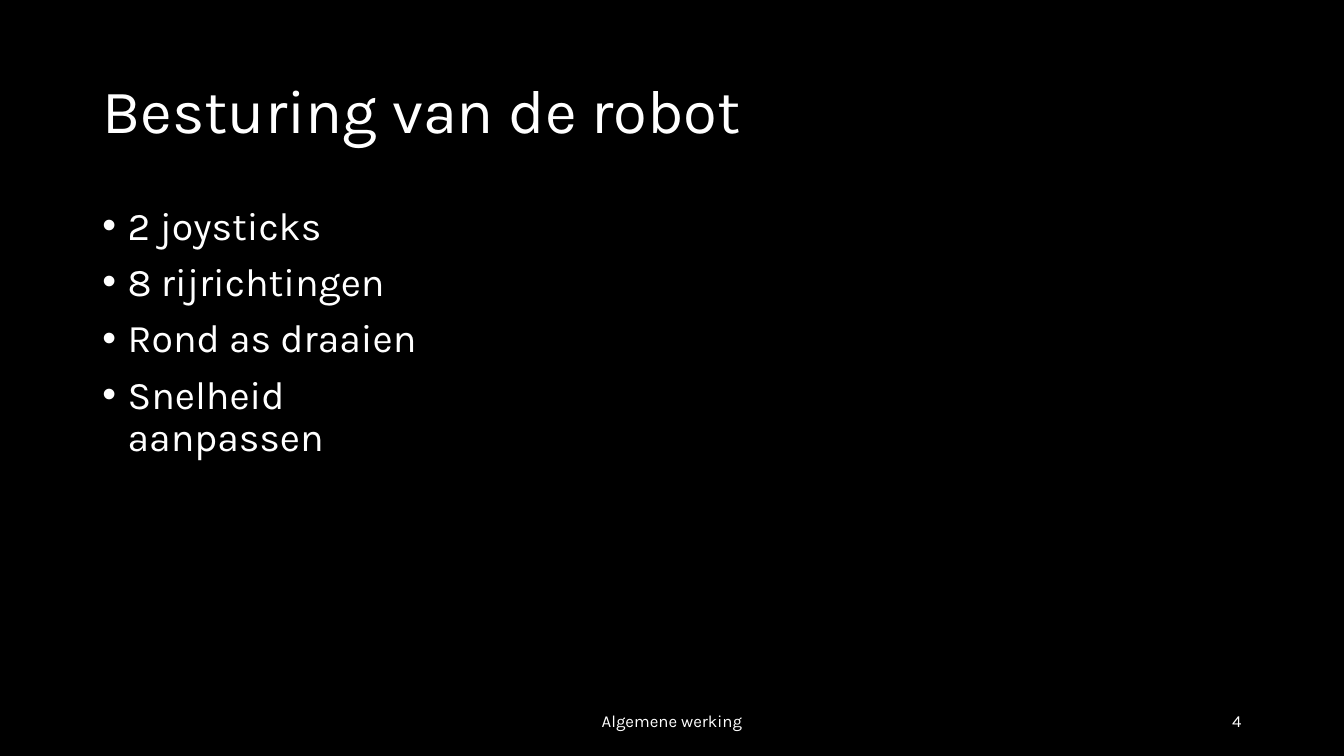
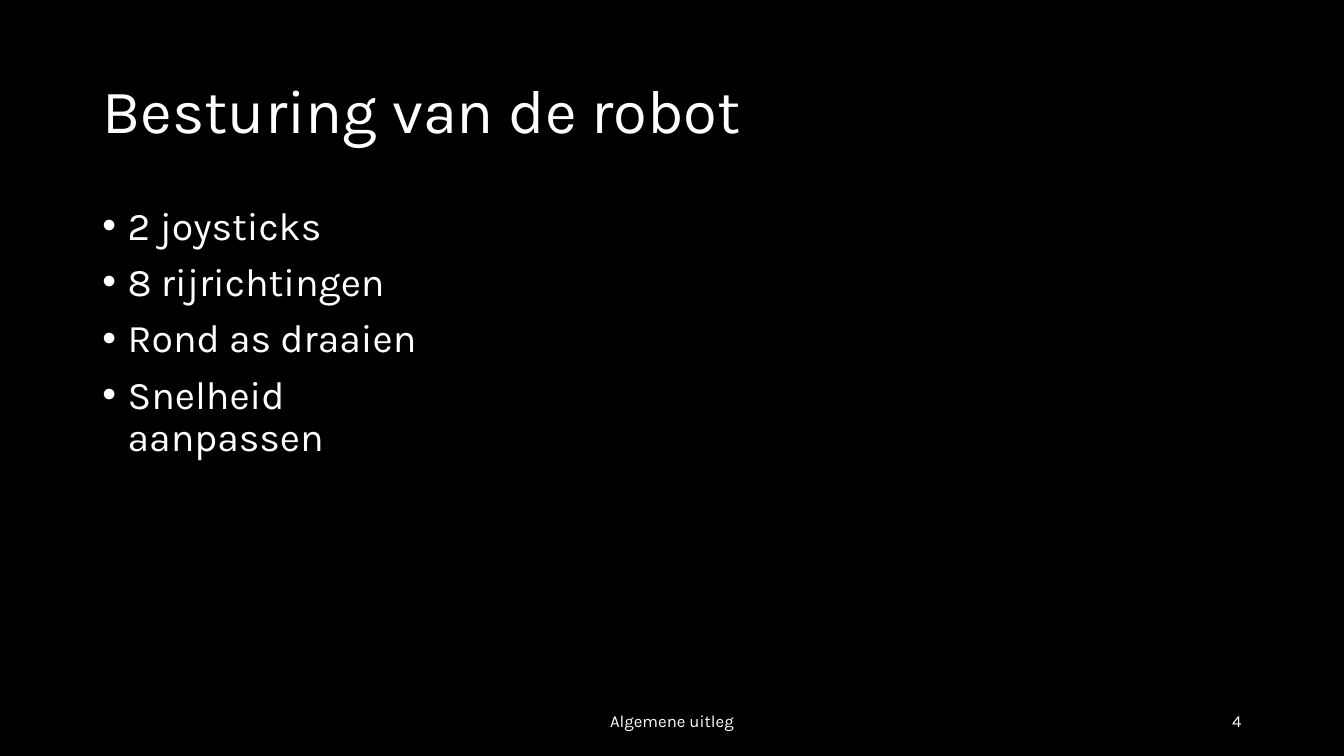
Before and after one commit to Nowie69/Eindproject-Robot-6ICW, a slide deck: slide 4 of Robot met mecanum wheels.pptx. Drawn at 1344x756 pixels with LibreOffice and Linux fonts; fonts in the diff are those of the drawing; background and template pictures are left out. Boxes give left, top, right and bottom in pixels: in the first picture for what was removed or moved away, otherwise in the second. Text is boxed around its words. In the diff, an @@ line names an element or a change of style, - is before the commit and + after.

```diff
--- a/Robot met mecanum wheels.pptx
+++ b/Robot met mecanum wheels.pptx
@@ text at <box>610,715,733,731</box>: text changed @@
-Algemene werking
+Algemene uitleg
```
Also in this commit, not shown: 2 other slides changed, 2 slides added, 1 other file.
